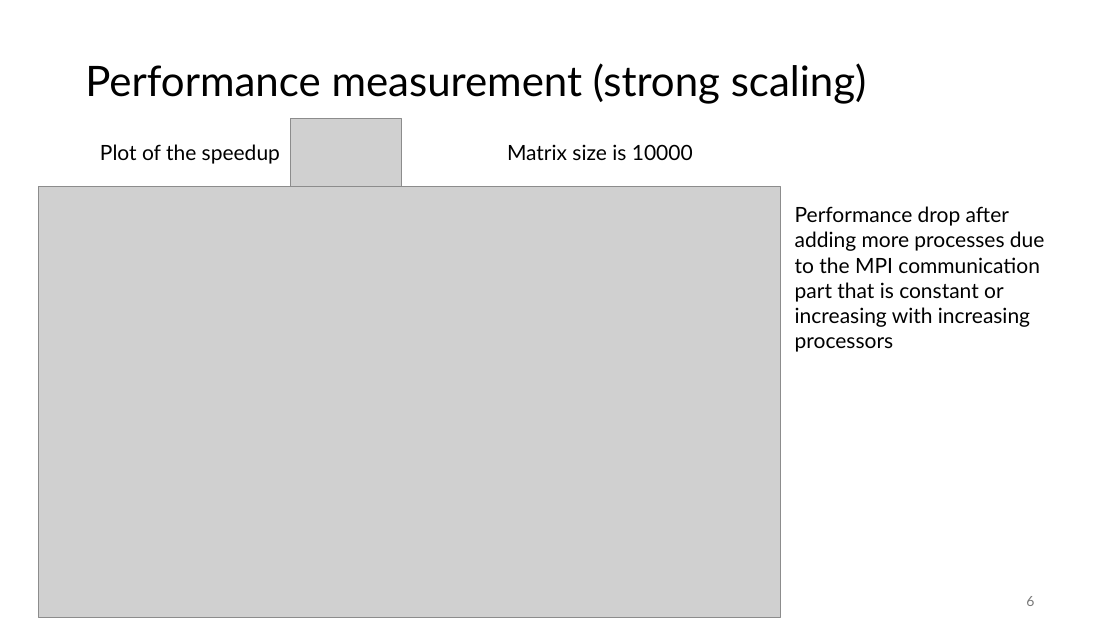
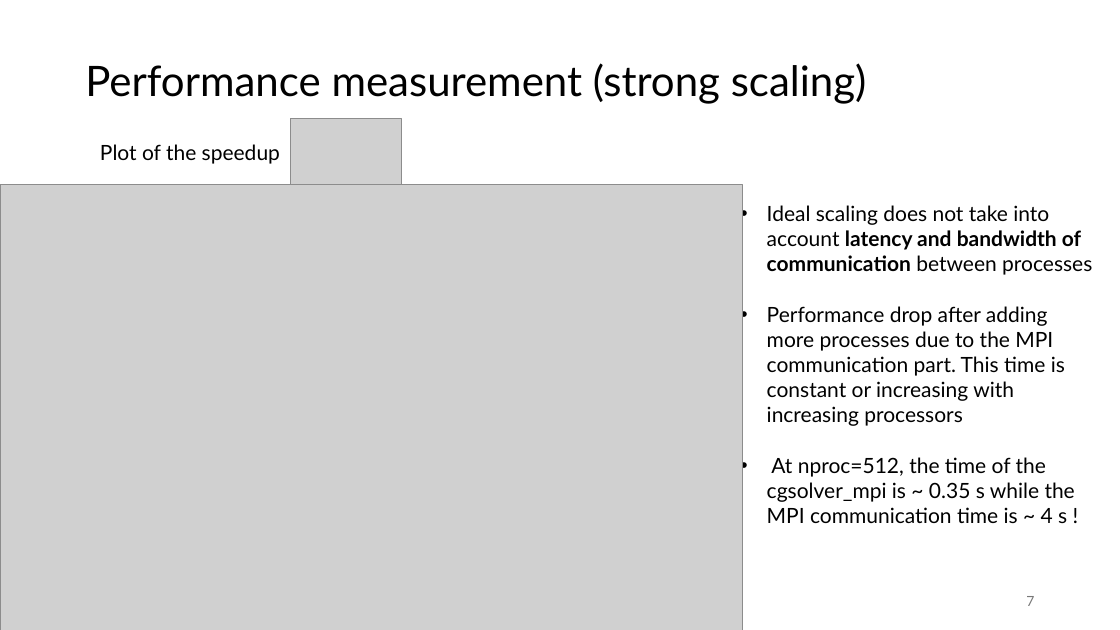
Before and after one commit to lucarighetti3/CG-MPI, a slide deck: slide 8 of project_pres.pptx (slide 7 before the commit). Drawn at 1120x630 pixels with LibreOffice and Linux fonts; fonts in the diff are those of the drawing; grey boxes stand for pictures; background and template pictures are left out. Boxes give left, top, right and bottom in pixels: in the first picture for what was removed or moved away, otherwise in the second. Text is boxed around its words. In the diff, an @@ line names an element or a change of style, - is before the commit and + after.

```diff
--- a/project_pres.pptx
+++ b/project_pres.pptx
@@ text removed at [507,144,693,160] @@
-Matrix size is 10000
@@ picture: place and size @@
-picture at [39,186,781,618]
+picture at [0,185,742,630]
@@ text at [767,205,1092,523]: text changed @@
-• Performance drop after adding more processes due to the MPI communication part that is constant or increasing with increasing processors
+• Ideal scaling does not take into account latency and bandwidth of communication between processes
+• Performance drop after adding more processes due to the MPI communication part. This time is constant or increasing with increasing processors
+• At nproc=512, the time of the cgsolver_mpi is ~ 0.35 s while the MPI communication time is ~ 4 s !
@@ page number at [1026,596,1034,606]: text changed @@
-6
+7
```
Also in this commit, not shown: 7 other slides changed, 1 slide added.
